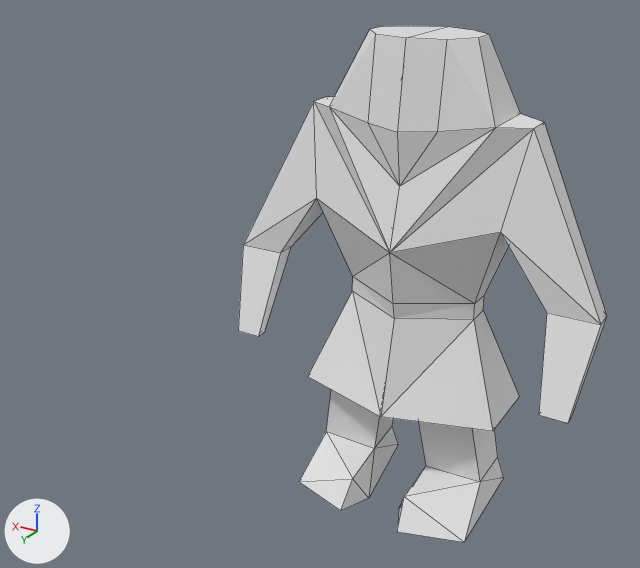
The Blender file img sources/Blender/giants.blend: old version first, new version second.
Rendered twice from a 50 mm camera at (-12.8, 28.0, 21.4) aimed at (0.8, 5.1, 10.0). The lights are fixed; the arrows at lower left show +X, +Y and +Z. Mesh edges are drawn as thin lines.
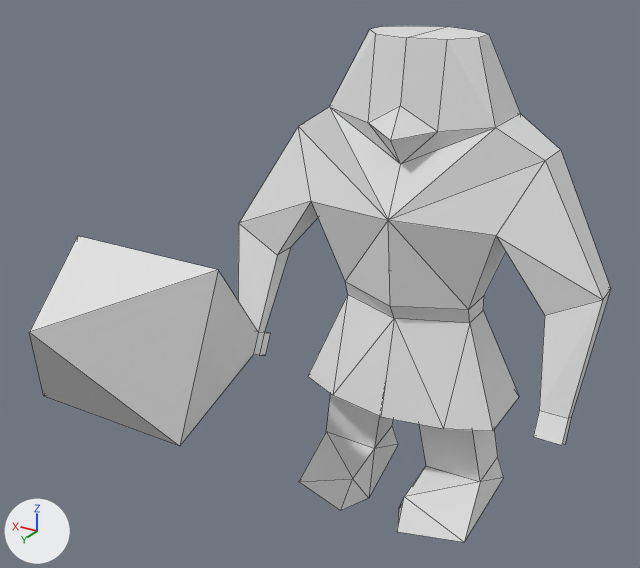
Boxes (x1, y1, x2, y2) around the edits, measured in the pictures (640 x 568 px):
'Plane', reshaped, modifiers changed (58% wider)
    before: (238, 26, 607, 542)
    after: (29, 26, 611, 542)
part 1 of me_plane, added
    after: (397, 424, 504, 542)
part 2 of me_plane, added
    after: (381, 27, 611, 445)
part 3 of me_plane, built on
    before: (238, 37, 607, 431)
    after: (29, 37, 406, 446)

Edits to the bpy script that builds the scene:
```text
Change me_plane:
    used by ob_plane; location = (-0.46, 0.0, -0.42); rotation_euler = (1.571, 0.0, 0.0), in degrees (90, 0, 0); scale = (1.05, 0.227, 1.0)
    remove me_plane.from_pydata(...)  # 54 vertices, 56 faces; spans x 0.0..6.6, y 2.3..79.0, z -3.8..1.8
    add me_plane.from_pydata(...)  # 131 vertices, 139 faces; spans x -6.6..8.5, y 2.3..79.0, z -13.0..1.9
    me_plane part 1: the loose piece of 14 vertices spanning x 0.6..3.4, y 2.3..23.2, z -3.8..1.4 is copied, and the copy is mirrored in x about the mesh origin; it spans x -3.4..-0.6, y 2.3..23.2, z -3.8..1.4
    me_plane part 2: a new loose piece of 47 vertices spanning x -6.6..0.0, y 20.5..79.0, z -3.0..1.9
    me_plane part 3
    8 faces are deleted
    16 vertices move from x 0.0..6.6, y 27.8..67.7, z -2.7..1.3 to x 0.0..6.6, y 26.9..69.9, z -2.9..1.9
    16 vertices are added at x 0.0..8.5, y 20.5..65.4, z -13.0..0.8
    27 new faces join them
Change ob_plane:
    remove _m = ob_plane.modifiers.new('Mirror', 'MIRROR')
```
